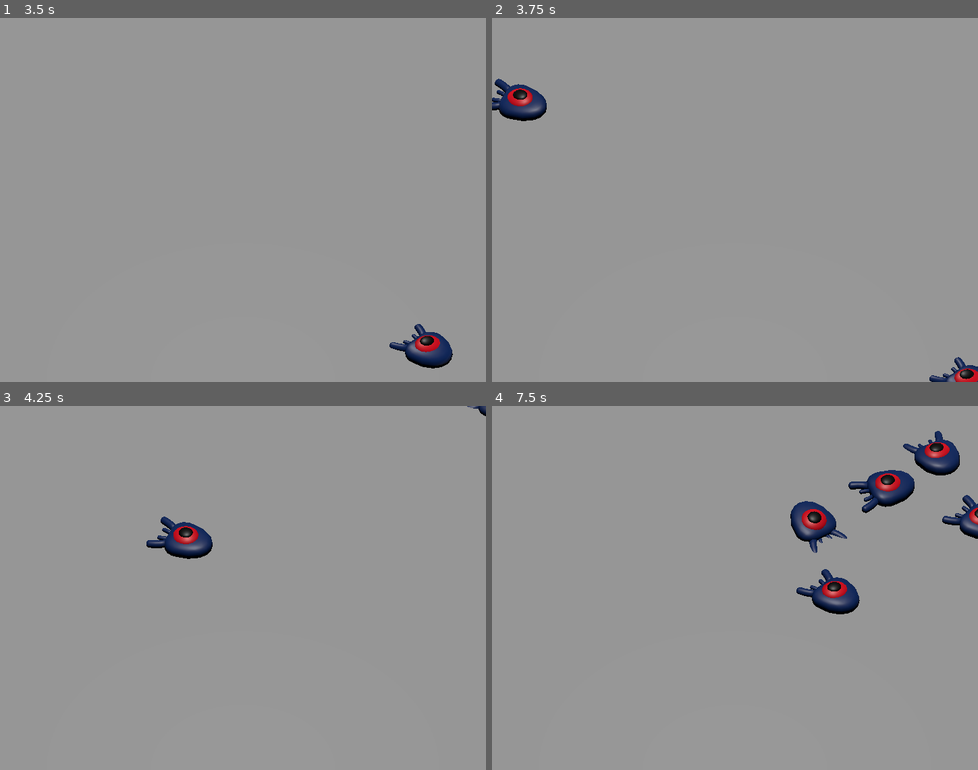
Above: before the commit, frames 1-4 (two rows, left to right).
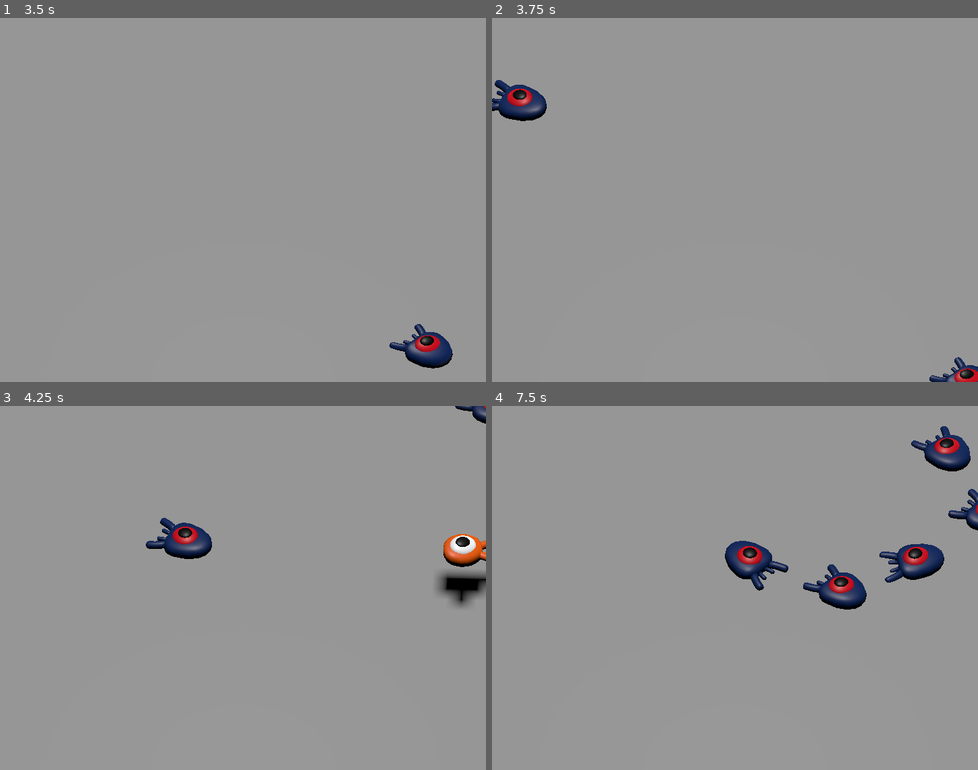
Above: after the commit, the same moments.

Repository: RajendrasinhParmar/squash-the-creeps-godot-3d
Game: Godot game, scene res://main.tscn
Two runs of this game, one before a commit and one after it. Both use one fixed random seed, a clock stepped at 60 frames per second and the inputs below. Before the commit the project has no main scene; this scene is started directly in both runs.
Inputs:
- Up to frame 1 (3.5 s): tap Enter at 0.5 s; hold Right (move_right) 0.53-1.28 s; tap Space (jump) at 0.6, 0.77, 1.07, 1.35, 1.52, 1.82, 2.1, 2.85, 3.02, 3.32 s; hold Down (move_back) 1.28-2.03 s; hold Right (move_right) 2.03-2.78 s; hold Up (move_forward) from 2.78 s (still down)
- Up to frame 2 (3.75 s): release Up (move_forward) at 3.53 s; hold Left (move_left) from 3.53 s (still down); tap Space (jump) at 3.6 s
- Up to frame 3 (4.25 s): keep holding Left (move_left); tap Space (jump) at 3.77, 4.07 s
- Up to frame 4 (7.5 s): tap Space (jump) at 4.35, 4.52, 4.82, 5.1, 5.85, 6.02, 6.32, 6.6, 6.77, 7.07, 7.35 s; release Left (move_left) at 5.03 s; hold Down (move_back) 5.03-5.78 s; hold Right (move_right) 5.78-6.53 s; hold Up (move_forward) 6.53-7.28 s; hold Right (move_right) from 7.28 s (still down)

Frame 1 is identical in both runs. In frame 2, less than 0.1% of the frame differs, in the area x 0-12%, y 16-29%; in frame 3, 1.7%; in frame 4, 6.2%, in the area x 47-100%, y 5-58%.

Commit message:
feat: implement squash mechanism on jump

Diff:
--- a/mob.gd
+++ b/mob.gd
@@ -5,6 +5,8 @@
 # Maximum speed of the mob in meters per seconds
 @export var max_speed = 18
 
+# Emitted when the player jumped on the mob
+signal squashed
 
 func _physics_process(delta):
 	move_and_slide()
@@ -34,3 +36,7 @@
 
 func _on_visible_on_screen_notifier_3d_screen_exited():
 	queue_free()
+
+func squash():
+	squashed.emit()
+	queue_free()
--- a/mob.tscn
+++ b/mob.tscn
@@ -6,7 +6,7 @@
 [sub_resource type="BoxShape3D" id="BoxShape3D_ifch7"]
 size = Vector3(2.30737, 1.31941, 2.7408)
 
-[node name="Mob" type="CharacterBody3D"]
+[node name="Mob" type="CharacterBody3D" groups=["mob"]]
 transform = Transform3D(1, 0, 0, 0, 1, 0, 0, 0, 1, 0, 0.267706, 0)
 collision_layer = 2
 collision_mask = 0
--- a/player.gd
+++ b/player.gd
@@ -8,6 +8,9 @@
 
 # Vertical impulse applied to the character upon jumping in meters per seconds
 @export var jump_impulse = 20
+
+# Vertical impulse applied to the character upon bouncing over a mob in meters per second
+@export var bounce_impulse = 16
 
 var target_velocity = Vector3.ZERO
 
@@ -46,4 +49,21 @@
 	if is_on_floor() and Input.is_action_just_pressed("jump"):
 		target_velocity.y = jump_impulse
 
+	# Iterate through all collisions that occurred this frame
+	for index in range(get_slide_collision_count()):
+		# We get one of the collisions with the player
+		var collision = get_slide_collision(index)
+
+		# If the collision is with ground
+		if (collision.get_collider() == null):
+			continue
+
+		# If the collision is with a mob
+		if collision.get_collider().is_in_group("mob"):
+			var mob = collision.get_collider()
+
+			# We check that we are hitting it from above or not?
+			if Vector3.UP.dot(collision.get_normal()) > 0.1:
+				mob.squash()
+				target_velocity.y = bounce_impulse
 	move_and_slide()
--- a/project.godot
+++ b/project.godot
@@ -11,6 +11,7 @@
 [application]
 
 config/name="Squash the Creeps (3D)"
+run/main_scene="res://main.tscn"
 config/features=PackedStringArray("4.1")
 config/icon="res://icon.png"
 
